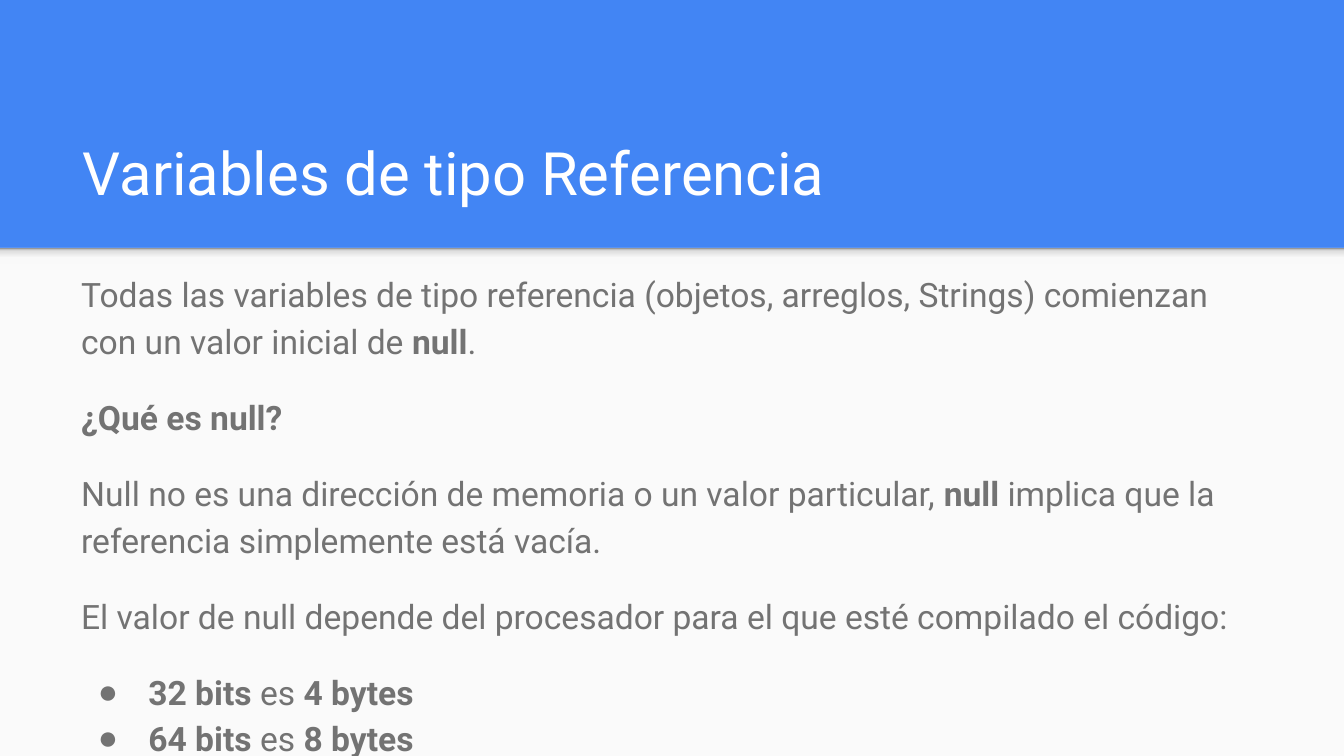
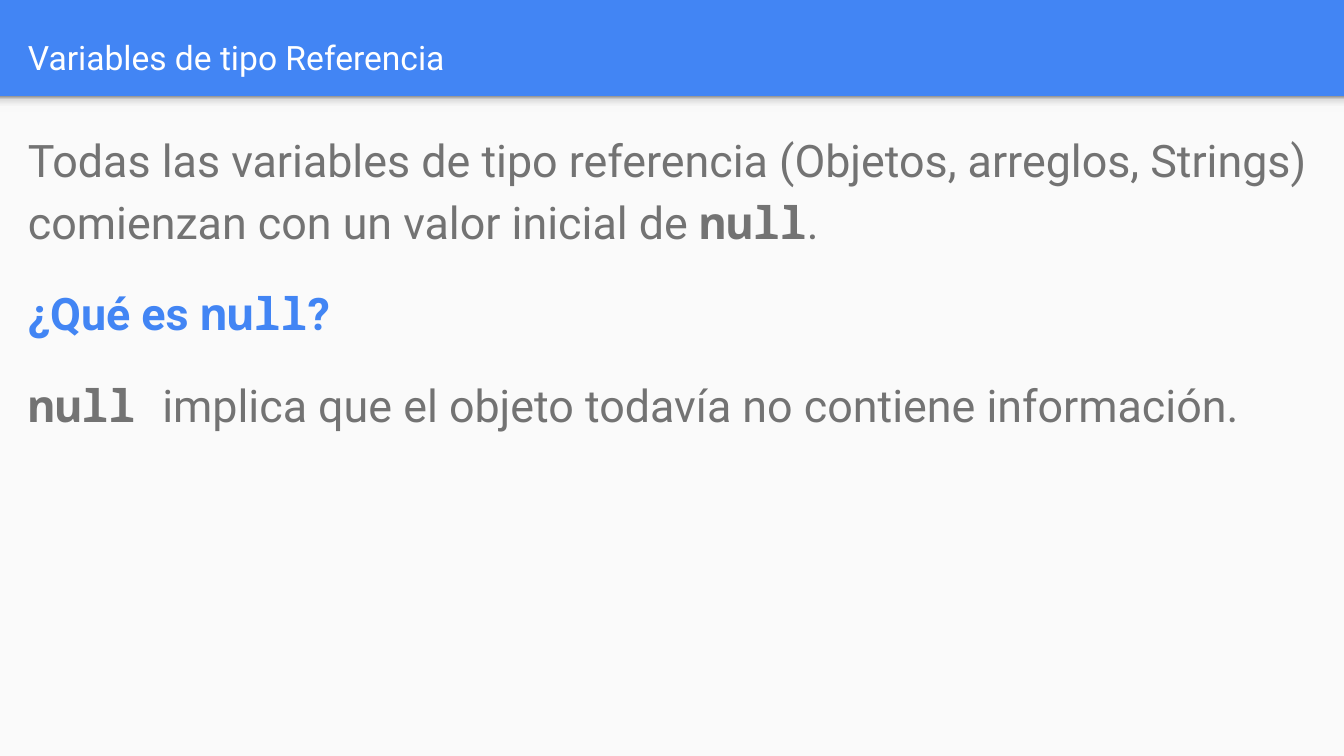
Before and after one commit to OMardil/INFO2, a slide deck: slide 4 of MOD05_Variables_tipo_referencia/01 Presentacion/INFO2_MOD05-Variables_Tipo_Referencia.pptx (slide 3 before the commit). Drawn at 1344x756 pixels with LibreOffice and Linux fonts; fonts in the diff are those of the drawing. Boxes give left, top, right and bottom in pixels: in the first picture for what was removed or moved away, otherwise in the second. Text is boxed around its words. In the diff, an @@ line names an element or a change of style, - is before the commit and + after.

Commit message:
Changes to MOD05 Tipo referencia

```diff
--- a/MOD05_Variables_tipo_referencia/01 Presentacion/INFO2_MOD05-Variables_Tipo_Referencia.pptx
+++ b/MOD05_Variables_tipo_referencia/01 Presentacion/INFO2_MOD05-Variables_Tipo_Referencia.pptx
@@ title "Variables de tipo Referencia": place and size @@
-title "Variables de tipo Referencia" at [83, 149, 824, 207]
+title "Variables de tipo Referencia" at [28, 44, 444, 77]
@@ title "Variables de tipo Referencia" at [28, 44, 444, 77]: size 32 to 18 pt @@
@@ rectangle: place and size @@
-rectangle at [0, 247, 1344, 755]
+rectangle at [0, 97, 1344, 756]
@@ rectangle: place and size @@
-rectangle at [0, 247, 1344, 263]
+rectangle at [0, 97, 1344, 113]
@@ text "Todas las variables de tipo ...": place and size @@
-text "Todas las variables de tipo ..." at [81, 280, 1228, 756]
+text "Todas las variables de tipo ..." at [28, 141, 1306, 432]
@@ text at [28, 141, 1306, 240]: text changed; size 18 to 24 pt @@
-Todas las variables de tipo referencia (objetos, arreglos, Strings) comienzan con un valor inicial de null.
+Todas las variables de tipo referencia (Objetos, arreglos, Strings) comienzan con un valor inicial de null.
@@ text at [28, 296, 330, 339]: size 18 to 24 pt, text colour #737373 to #4285F4 in "¿Qué es null?"; font Roboto to Noto Sans Mono in "null?" @@
@@ text at [28, 388, 1239, 432]: text changed; size 18 to 24 pt @@
-Null no es una dirección de memoria o un valor particular, null implica que la referencia simplemente está vacía.
-El valor de null depende del procesador para el que esté compilado el código:
-● 32 bits es 4 bytes
-● 64 bits es 8 bytes
+null implica que el objeto todavía no contiene información.
```
Also in this commit, not shown: 4 other slides changed, 11 slides added, 1 slide removed, 14 other files.
